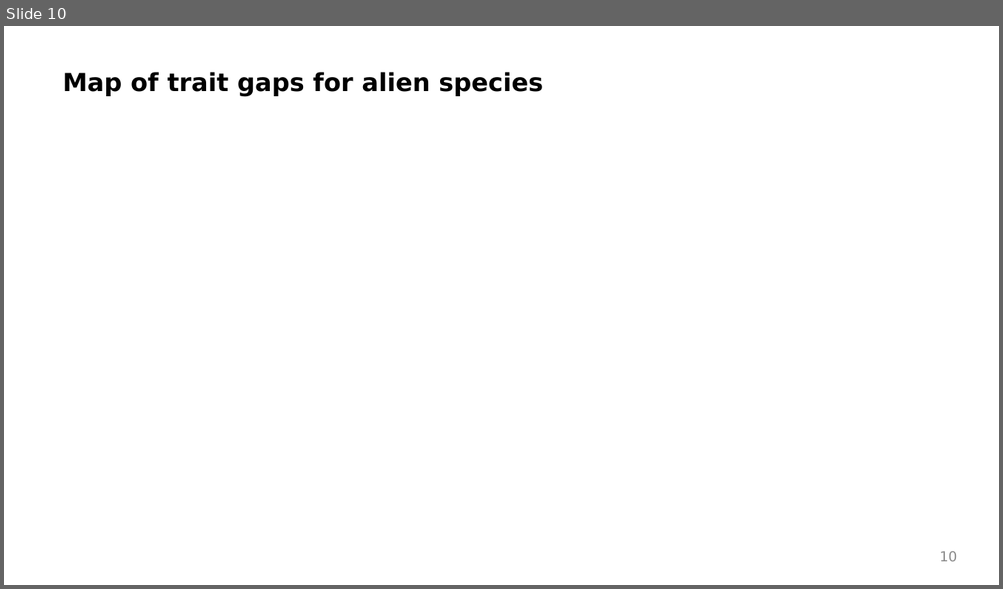
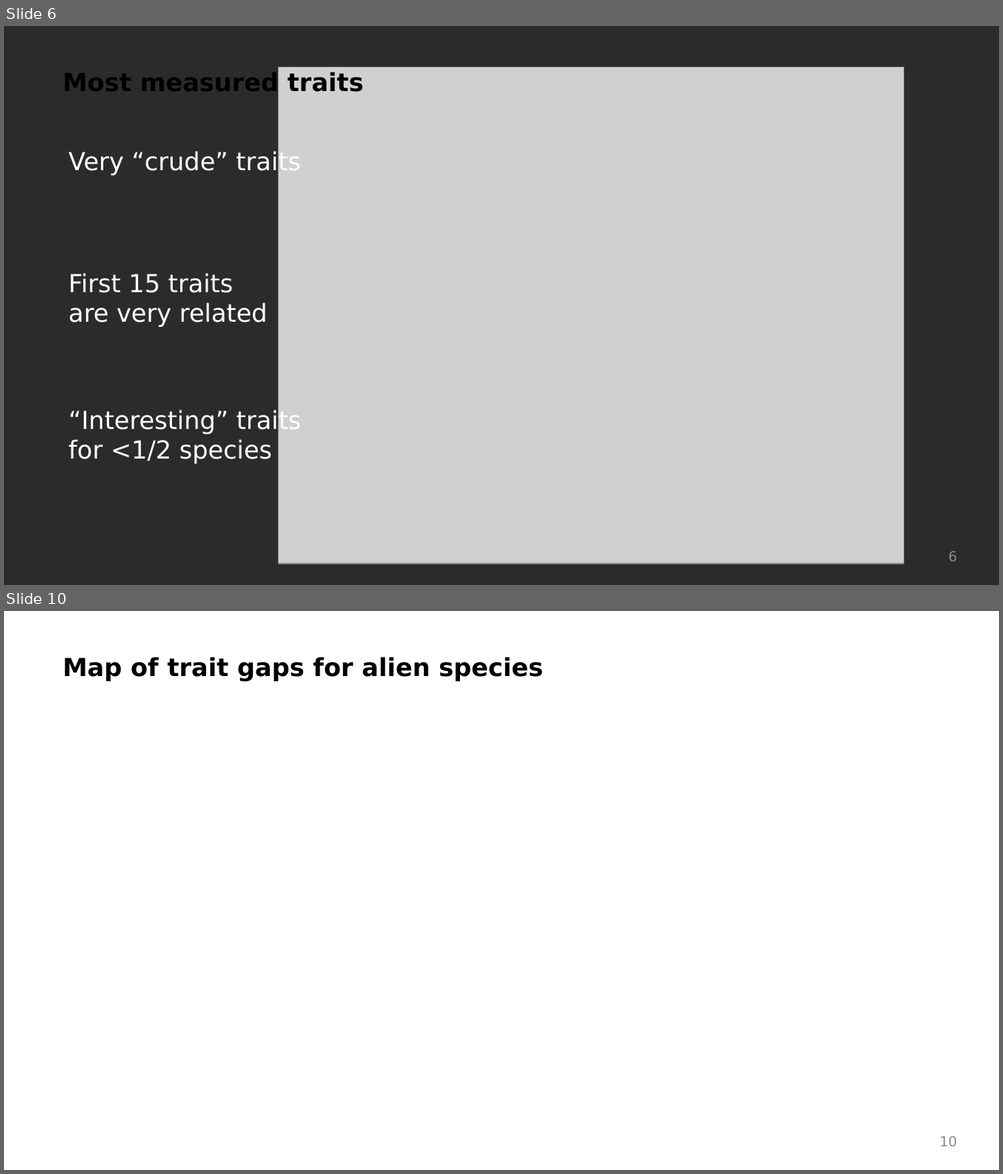
Before and after one commit to Rekyt/alientraitgaps, a slide deck: inst/presentations/202201_aliens_results_summary.odp. Shown one above the other, each under a label of ours: slide 10 before the commit, slides 6 and 10 after it; the slides between them are not shown. The pictures are 1003x589 and 1003x1174 pixels, drawn with LibreOffice and Linux fonts; fonts in the diff are those of the drawing; grey boxes stand for pictures; background and template pictures are left out; a plain dark background stands for a picture behind light text. Boxes give left, top, right and bottom in pixels: in the first picture for what was removed or moved away, otherwise in the second. Text is boxed around its words. In the diff, an @@ line names an element or a change of style, - is before the commit and + after.

Commit message:
Better figures and visualization more complete slides

```diff
--- a/inst/presentations/202201_aliens_results_summary.odp
+++ b/inst/presentations/202201_aliens_results_summary.odp
@@ slide 6 added at <box>4,26,999,585</box>, background picture (left out) @@
@@ picture added at <box>279,67,904,564</box> @@
@@ text added at <box>62,71,364,97</box>, 18 pt, text #000000, bold @@
+Most measured traits
@@ text added at <box>68,150,301,176</box>, 18 pt, text #FFFFFF @@
+Very “crude” traits
@@ text added at <box>68,273,267,327</box>, 18 pt, text #FFFFFF @@
+First 15 traits
+are very related
@@ text added at <box>68,409,301,464</box>, 18 pt, text #FFFFFF @@
+“Interesting” traits for <1/2 species
@@ page number added at <box>948,551,957,562</box>, 10 pt, text #8B8B8B @@
+6
```
Also in this commit, not shown: 2 slides changed, 7 other slides added, 7 slides removed, 2 other files.
